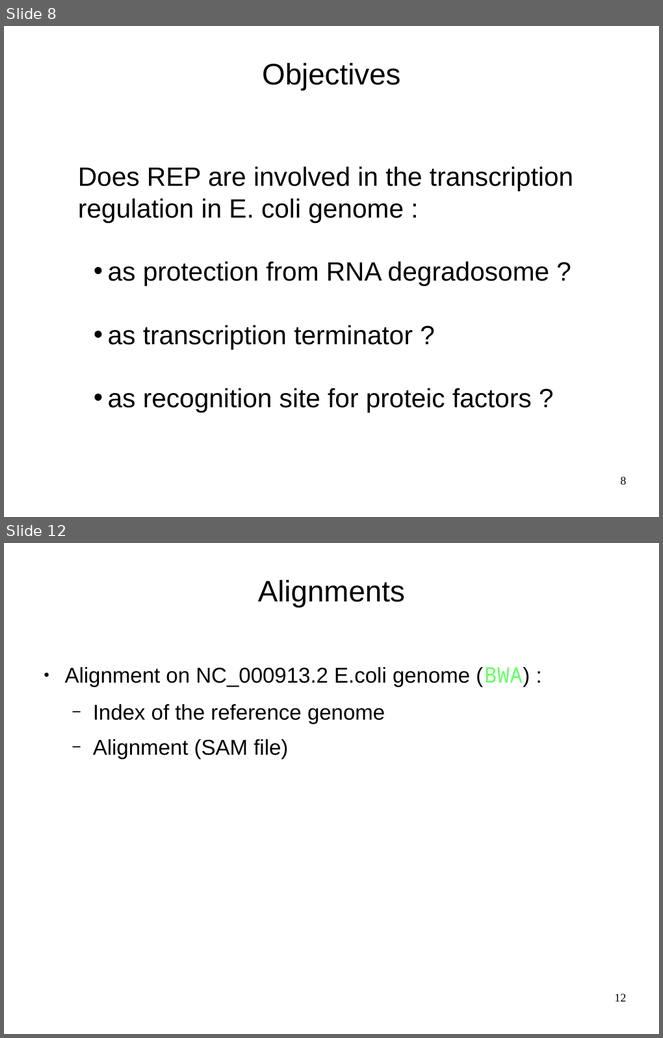
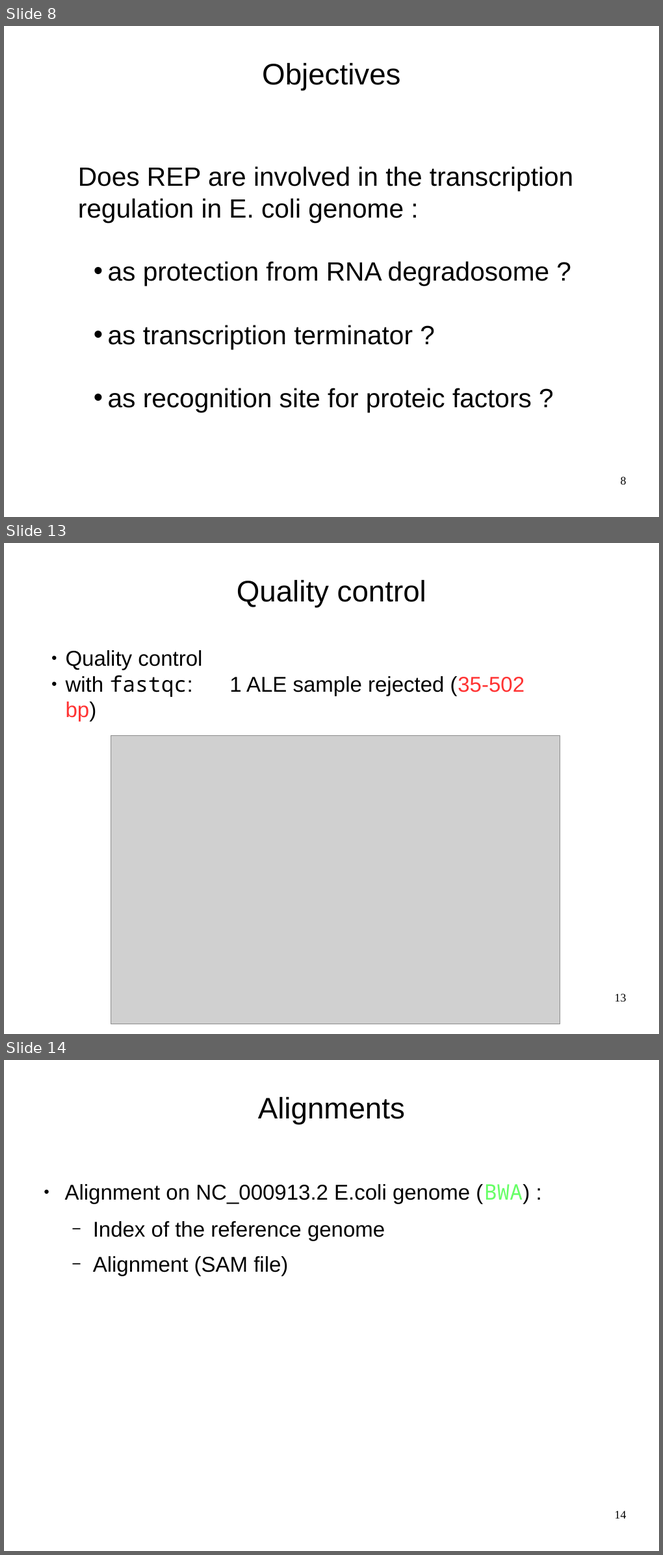
Before and after one commit to mesmeraf/stage_M2, a slide deck: presentations/presentation_labo_03-19.odp. Shown one above the other, each under a label of ours: slides 8 and 12 before the commit, slides 8, 13 and 14 after it; the slides between them are not shown. The pictures are 663x1038 and 663x1555 pixels, drawn with LibreOffice and Linux fonts; fonts in the diff are those of the drawing; grey boxes stand for pictures; background and template pictures are left out. Boxes give left, top, right and bottom in pixels: in the first picture for what was removed or moved away, otherwise in the second. Text is boxed around its words. In the diff, an @@ line names an element or a change of style, - is before the commit and + after.

```diff
--- a/presentations/presentation_labo_03-19.odp
+++ b/presentations/presentation_labo_03-19.odp
@@ slide 13 added at bbox=[4, 543, 659, 1034], background picture (left out) @@
@@ title added at bbox=[237, 580, 426, 607], 36 pt, text #000000 @@
+Quality control
@@ text added at bbox=[66, 650, 525, 697], 26 pt, text #000000 @@
+● Quality control
+● with fastqc: 1 ALE sample rejected (35-502 bp)
@@ picture added at bbox=[111, 736, 560, 1025] @@
@@ page number added at bbox=[615, 994, 627, 1002], 14 pt, text #000000 @@
+13
@@ what was slide 12 is now slide 14 @@
@@ page number at bbox=[615, 1511, 627, 1519]: text changed @@
-12
+14
```
Also in this commit, not shown: 15 slides changed, 2 other slides added, 1 slide removed, 8 other files.
